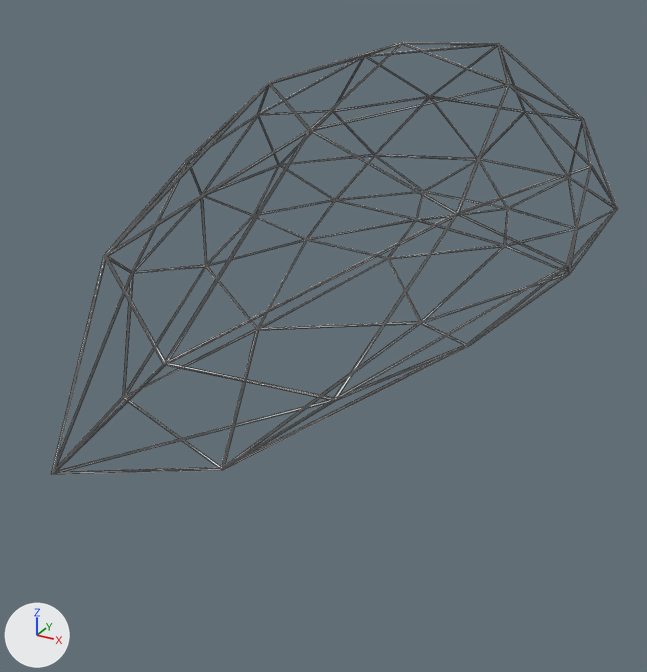
The glTF model src/main/webapp/content/assets/models/bush4.glb, before and after one commit.
Both versions are drawn from a 50 mm camera at (1.098, -2.157, 0.759) aimed at (0.12, -0.379, -0.13). Lighting does not change. The marker at lower left points along +X, +Y and +Z. Mesh edges are drawn as thin lines. Where no turn or scale is listed for an object, it has been applied to the vertices. Vertices at the same position are counted once.
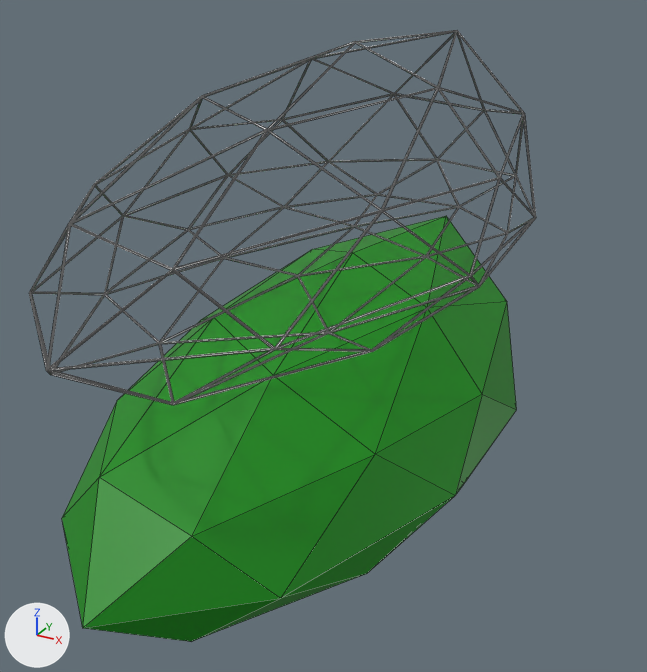
Scene script edits in JSON lines:
```json
{"op": "add", "block": "mat_material", "code": ["mat_material = principled_material('Material')", "mat_material.base_color = (0.0, 0.25, 0.0)  # green #008900"]}
{"block": "me_icosphere", "where": "# used by ob_icosphere; location = (0.176, -0.006, 0.01); scale = (0.529, 0.529, 0.529)"}
{"op": "remove", "block": "me_icosphere", "code": "me_icosphere.from_pydata(...)  # 324 vertices, 960 faces; spans x -0.96..0.96, y -2.51..1.0, z -0.14..1.0"}
{"op": "add", "block": "me_icosphere", "code": "me_icosphere.from_pydata(...)  # 324 vertices, 960 faces; spans x -0.96..0.96, y -2.28..1.27, z -0.1..1.02"}
{"block": "me_icosphere", "change": "me_icosphere part 1: 324 of 324 vertices moved; they spanned x -0.96..0.96, y -2.51..1.0, z -0.14..1.0 and now span x -0.96..0.96, y -2.28..1.27, z -0.1..1.02; mean shift (0.0, -0.04, -0.03); largest move (-0.69, -0.8, 0.01) -> (-0.69, -1.24, -0.06)"}
{"op": "add", "block": "me_icosphere_002", "code": ["me_icosphere_002 = bpy.data.meshes.new('Icosphere.002')", "me_icosphere_002.from_pydata(...)  # 42 vertices, 80 faces; spans x -0.48..0.48, y -1.16..0.65, z -0.05..0.52", "me_icosphere_002.materials.append(mat_material)  # green #008900"]}
{"op": "set", "path": "ob_icosphere.location", "old": "(0.176, -0.006, 0.01)", "new": "(0.002, 0.001, 0.006)"}
{"op": "set", "path": "ob_icosphere.scale", "old": "(0.529, 0.529, 0.529)", "new": "(0.509, 0.509, 0.509)"}
{"op": "add", "block": "ob_icosphere_001", "code": ["ob_icosphere_001 = bpy.data.objects.new('Icosphere.001', me_icosphere_002)", "ob_icosphere_001.location = (0.002, 0.001, -0.563)"]}
```

Changed parts and their boxes (x1, y1, x2, y2) in the pictures (647 x 672 px):
```json
{"object": "Icosphere.001", "change": "added", "after": [62, 216, 517, 642], "on screen": "green"}
{"object": "Icosphere", "change": "reshaped, moved, rescaled", "before": [51, 42, 618, 474], "after": [29, 30, 536, 405], "on screen": "11% narrower, 13% shorter"}
```
